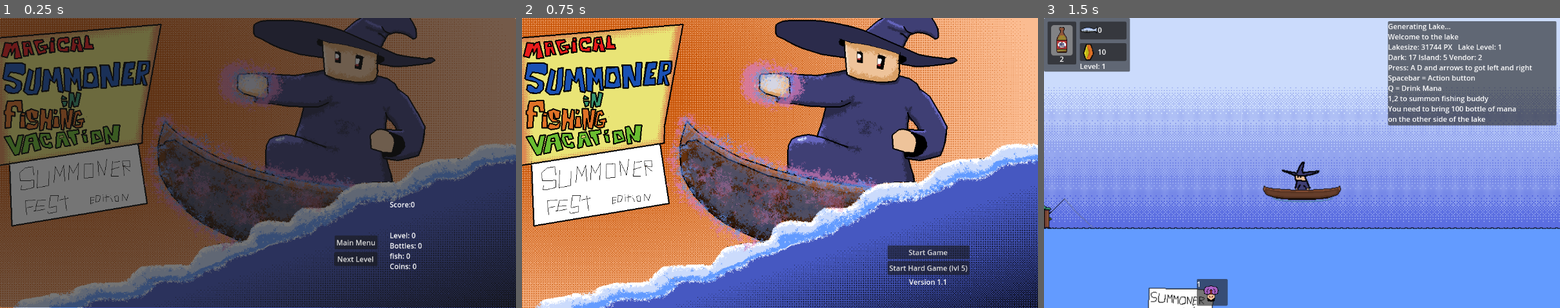
Above: before the commit, frames 1-3 (left to right).
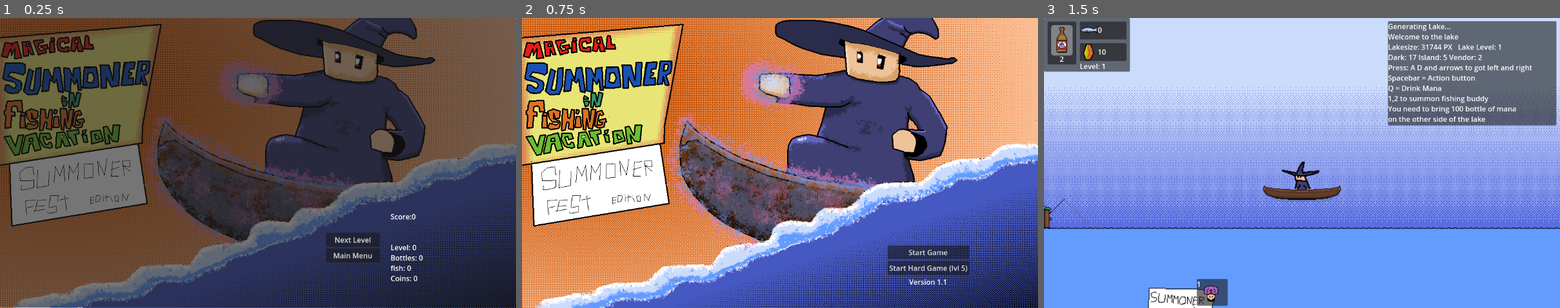
Above: after the commit, the same moments.

Repository: acsid/msummoner
Game: Godot game, scene res://ui/gameover.tscn
Two runs of this game, one before a commit and one after it. Both use one fixed random seed, a clock stepped at 60 frames per second and the inputs below. This scene is started directly instead of the project's main scene.
Inputs:
- Up to frame 1 (0.25 s): no input
- Up to frame 2 (0.75 s): click "Main Menu" at 0.5 s
- Up to frame 3 (1.5 s): click "Start Game" at 1.25 s

The runs differ from the first frame. In frame 1, 1.2% of the frame differs, in the area x 63-82%, y 63-91%; in frame 2, nothing differs; in frame 3, nothing differs.

Commit message:
tweak game over screen

Diff:
--- a/project.godot
+++ b/project.godot
@@ -10,7 +10,7 @@
 
 [application]
 
-config/name="Magical Summoner Fishing"
+config/name="Magical Summoner"
 run/main_scene="res://main_menu.tscn"
 config/features=PackedStringArray("4.2", "Forward Plus")
 boot_splash/image="res://images/splash.png"
--- a/ui/endgoal.tscn
+++ b/ui/endgoal.tscn
@@ -20,16 +20,18 @@
 anchor_top = -1.529
 anchor_right = 2.761
 anchor_bottom = -0.941
-offset_left = 0.0100098
-offset_top = -0.0139999
-offset_right = -0.00601196
-offset_bottom = 19.994
+offset_left = 0.00999451
+offset_top = 0.98605
+offset_right = 7.994
+offset_bottom = 20.994
 
 [node name="Panel" type="Panel" parent="PanelContainer"]
 layout_mode = 2
 
 [node name="RichTextLabel" type="RichTextLabel" parent="PanelContainer/Panel"]
 layout_mode = 0
-offset_right = 280.0
-offset_bottom = 72.0
+offset_left = 7.0
+offset_top = 9.0
+offset_right = 247.0
+offset_bottom = 33.0
 text = "You need 100 Bottles of Mana"
--- a/ui/gameover.tscn
+++ b/ui/gameover.tscn
@@ -30,35 +30,34 @@
 anchors_preset = -1
 anchor_right = 0.227
 anchor_bottom = 0.168
-offset_left = 870.0
-offset_top = 405.0
-offset_right = 884.496
-offset_bottom = 530.304
+offset_left = 872.0
+offset_top = 432.0
+offset_right = 826.496
+offset_bottom = 533.304
 text = "Score:
 death"
 
-[node name="Next Level" type="Button" parent="."]
+[node name="VBoxContainer" type="VBoxContainer" parent="."]
 layout_mode = 1
-anchors_preset = 8
-anchor_left = 0.5
-anchor_top = 0.5
-anchor_right = 0.5
-anchor_bottom = 0.5
-offset_left = 170.0
-offset_top = 199.0
-offset_right = 267.0
-offset_bottom = 230.0
-grow_horizontal = 2
-grow_vertical = 2
+anchors_preset = 3
+anchor_left = 1.0
+anchor_top = 1.0
+anchor_right = 1.0
+anchor_bottom = 1.0
+offset_left = -424.0
+offset_top = -168.0
+offset_right = -304.0
+offset_bottom = -88.0
+grow_horizontal = 0
+grow_vertical = 0
+
+[node name="Next Level" type="Button" parent="VBoxContainer"]
+layout_mode = 2
 text = "Next Level"
 
-[node name="MainMenu" type="Button" parent="."]
-layout_mode = 0
-offset_left = 747.0
-offset_top = 486.0
-offset_right = 843.0
-offset_bottom = 517.0
+[node name="MainMenu" type="Button" parent="VBoxContainer"]
+layout_mode = 2
 text = "Main Menu"
 
-[connection signal="pressed" from="Next Level" to="." method="_on_next_level_pressed"]
-[connection signal="pressed" from="MainMenu" to="." method="_on_main_menu_pressed"]
+[connection signal="pressed" from="VBoxContainer/Next Level" to="." method="_on_next_level_pressed"]
+[connection signal="pressed" from="VBoxContainer/MainMenu" to="." method="_on_main_menu_pressed"]
